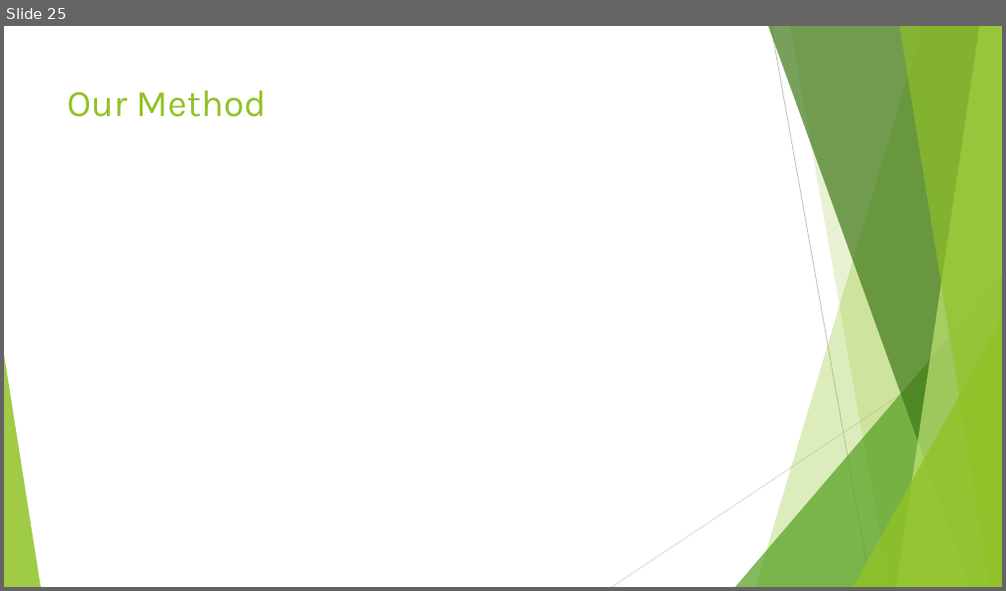
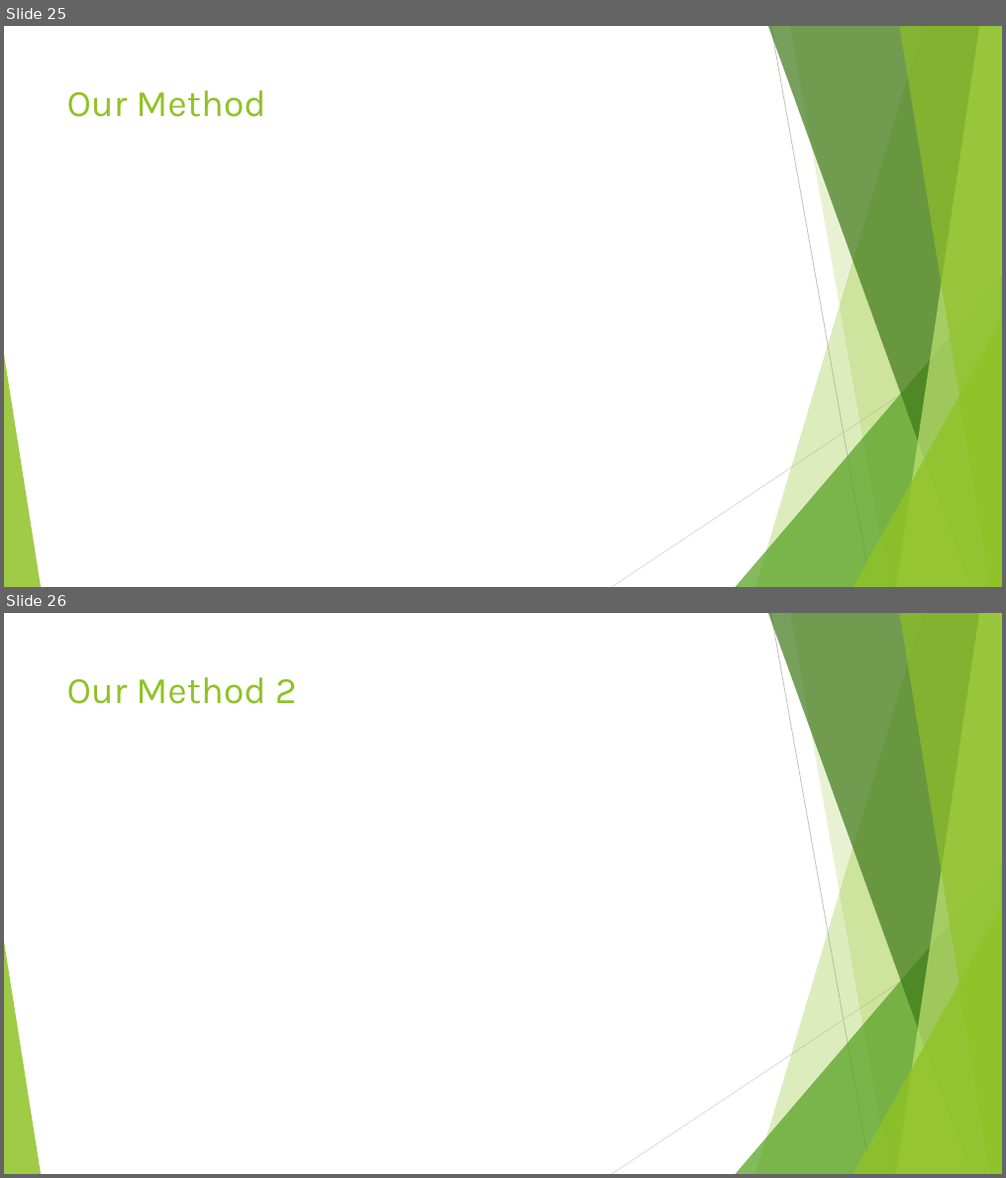
Before and after one commit to keyank/UGP, a slide deck: Presentation.pptx. Shown one above the other, each under a label of ours: slide 25 before the commit, slides 25 and 26 after it. The pictures are 1006x591 and 1006x1178 pixels, drawn with LibreOffice and Linux fonts; fonts in the diff are those of the drawing; grey boxes stand for pictures. Boxes give left, top, right and bottom in pixels: in the first picture for what was removed or moved away, otherwise in the second. Text is boxed around its words. In the diff, an @@ line names an element or a change of style, - is before the commit and + after.

Commit message:
Prev done9

```diff
--- a/Presentation.pptx
+++ b/Presentation.pptx
@@ slide 26 added at (4, 613, 1002, 1174), background #FFFFFF; not listed: 10 template elements that a slide beside it also shows @@
@@ title added at (67, 677, 297, 704), 36 pt, text #90C226 @@
+Our Method 2
```
